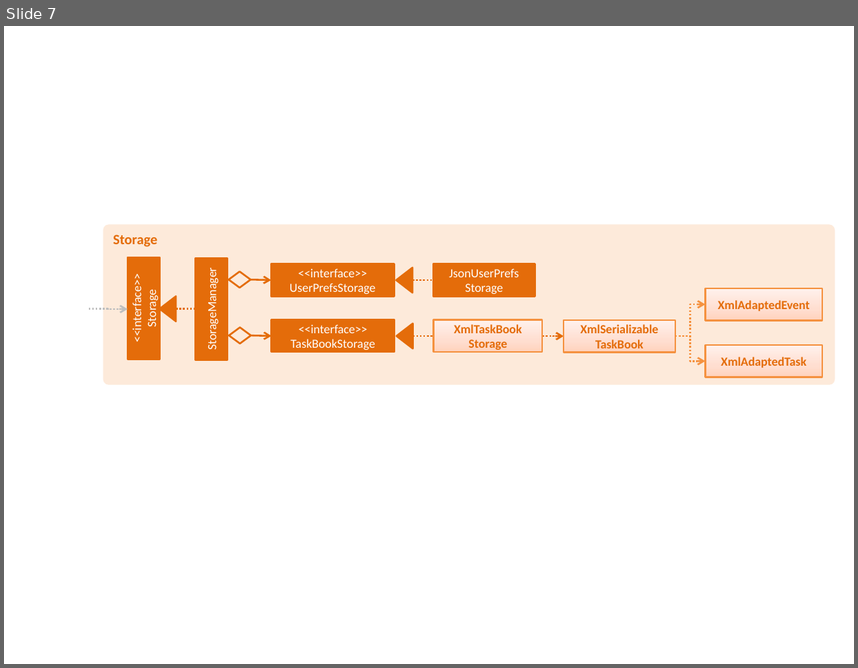
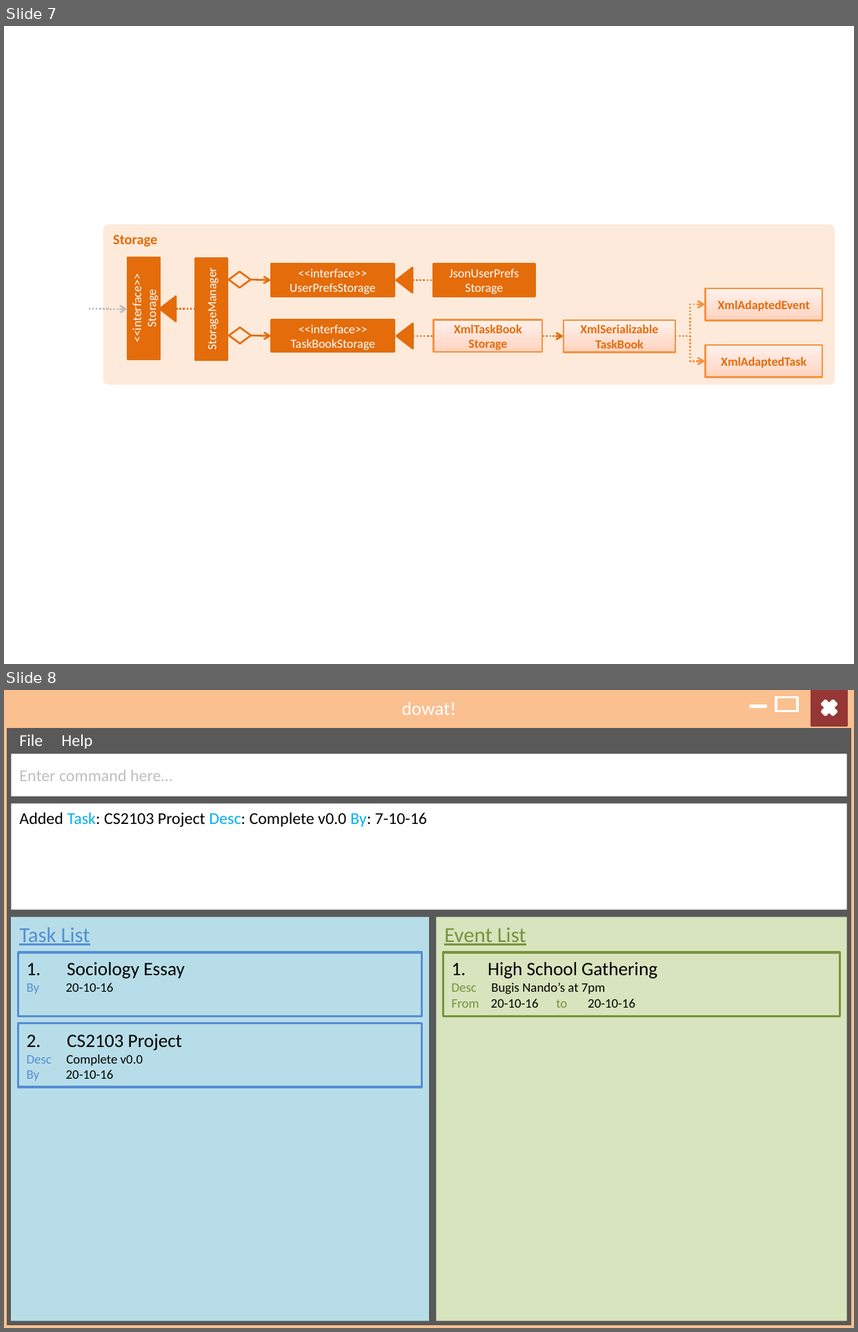
Before and after one commit to nus-cs2103-AY1617S1/addressbook-level4, a slide deck: docs/diagrams/Diagrams.pptx. Shown one above the other, each under a label of ours: slide 7 before the commit, slides 7 and 8 after it. The pictures are 858x668 and 858x1332 pixels, drawn with LibreOffice and Linux fonts; fonts in the diff are those of the drawing. Boxes give left, top, right and bottom in pixels: in the first picture for what was removed or moved away, otherwise in the second. Text is boxed around its words. In the diff, an @@ line names an element or a change of style, - is before the commit and + after.

```diff
--- a/docs/diagrams/Diagrams.pptx
+++ b/docs/diagrams/Diagrams.pptx
@@ slide 8 added at (4,690,854,1328), background #FFFFFF @@
@@ rectangle added at (4,690,854,726), fill #FAC090, outline #FAC090 4.5 pt, 16 pt, text #FFFFFF @@
+dowat!
@@ math minus added at (748,704,769,709), fill #FFFFFF, outline #FFFFFF 2 pt @@
@@ rectangle added at (776,697,797,711), outline #FFFFFF 2 pt @@
@@ rectangle added at (811,690,847,726), fill #953735, outline #953735 2 pt @@
@@ cross added at (818,697,840,718), fill #FFFFFF, outline #FFFFFF 2 pt @@
@@ rectangle added at (4,726,854,1328), fill #595959, outline #FAC090 4.5 pt @@
@@ text added at (19,734,92,749), 14 pt, text #FFFFFF @@
+File Help
@@ rectangle added at (11,753,846,796), fill #FFFFFF, 14 pt, text #BFBFBF @@
+Enter command here…
@@ rectangle added at (11,803,846,909), fill #FFFFFF, 14 pt, text #000000 @@
+Added Task: CS2103 Project Desc: Complete v0.0 By: 7-10-16
@@ rectangle added at (11,917,429,1321), fill #B7DEE8, 18 pt, text #558ED5, underline @@
+Task List
@@ rectangle added at (436,917,846,1321), fill #D7E4BD, 18 pt, text #77933C, underline @@
+Event List
@@ rectangle added at (18,952,422,1016), outline #558ED5 2 pt, 16 pt, text #000000 @@
+1. Sociology Essay
+By 20-10-16
@@ rectangle added at (444,952,840,1016), outline #77933C 2 pt, 11 pt, text #000000 @@
+1. High School Gathering
+Desc Bugis Nando’s at 7pm
+From 20-10-16 to 20-10-16
@@ rectangle added at (18,1023,422,1087), outline #558ED5 2 pt, 11 pt, text #000000 @@
+2. CS2103 Project
+Desc Complete v0.0
+By 20-10-16
```
Also in this commit, not shown: 1 slide removed, 1 other file.
